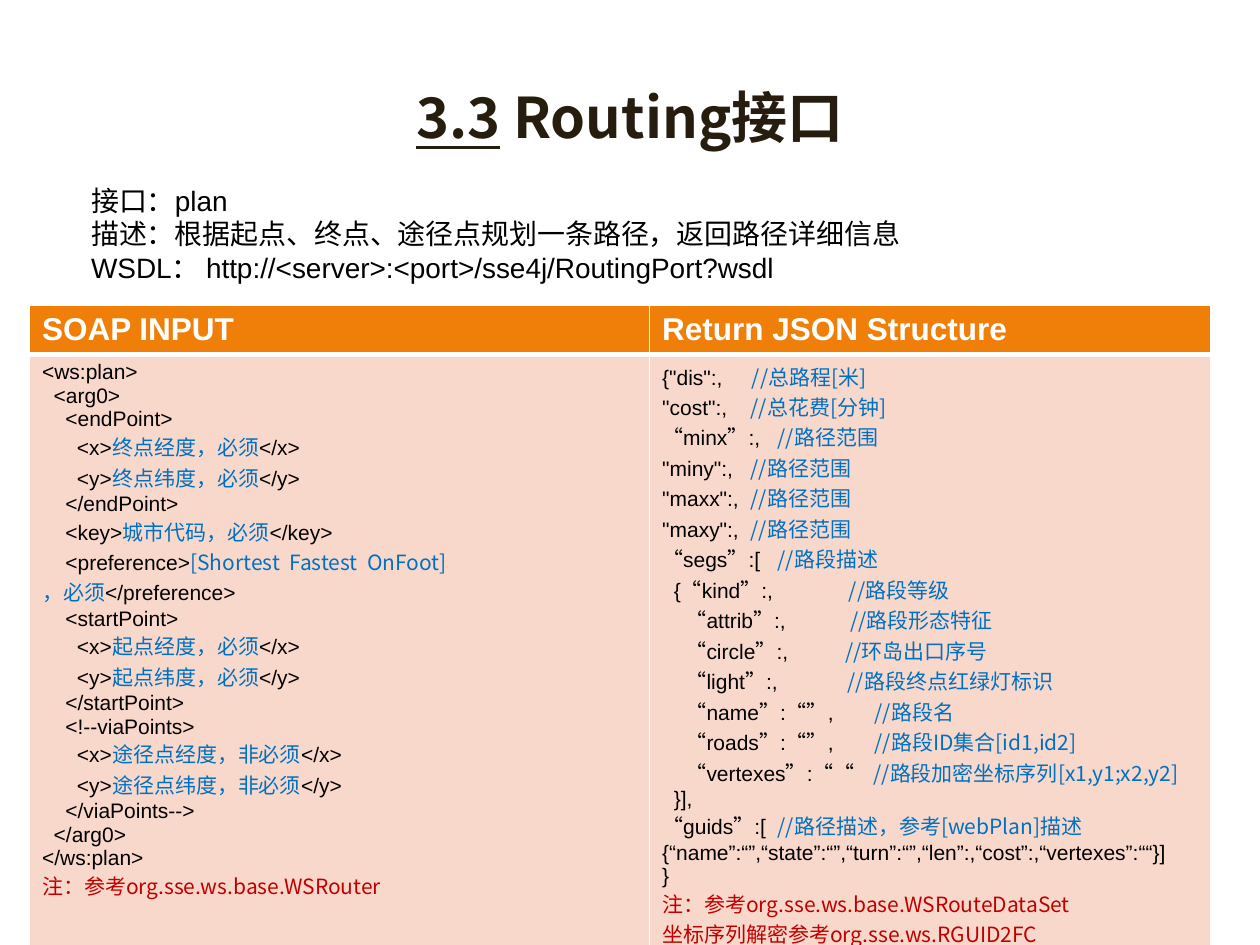
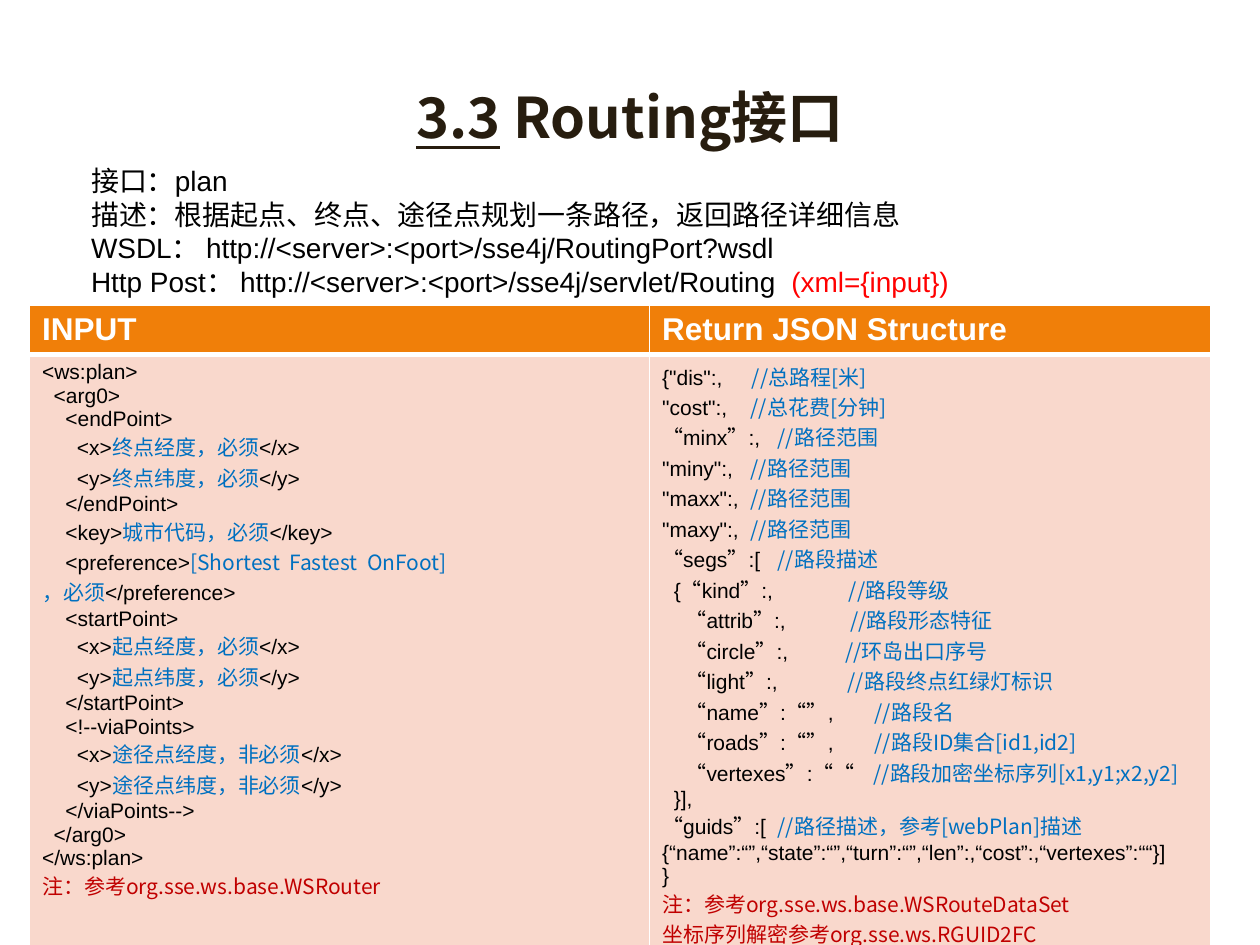
Before and after one commit to giszh86/sse4j, a slide deck: slide 15 of doc/sse4j.pptx. Drawn at 1260x945 pixels with LibreOffice and Linux fonts; fonts in the diff are those of the drawing; background and template pictures are left out. Boxes give left, top, right and bottom in pixels: in the first picture for what was removed or moved away, otherwise in the second. Text is boxed around its words. In the diff, an @@ line names an element or a change of style, - is before the commit and + after.

```diff
--- a/doc/sse4j.pptx
+++ b/doc/sse4j.pptx
@@ text "接口：plan" moved from (x1=91, y1=187, x2=900, y2=283) to (x1=91, y1=167, x2=948, y2=297) @@
@@ text at (x1=91, y1=271, x2=948, y2=297): paragraph added @@
+Http Post： http://<server>:<port>/sse4j/servlet/Routing (xml={input})
@@ table at (x1=29, y1=305, x2=1210, y2=945) @@
-row 1, column 1: SOAP INPUT
+row 1, column 1: INPUT
```
Also in this commit, not shown: 10 other slides changed, 1 slide added.
